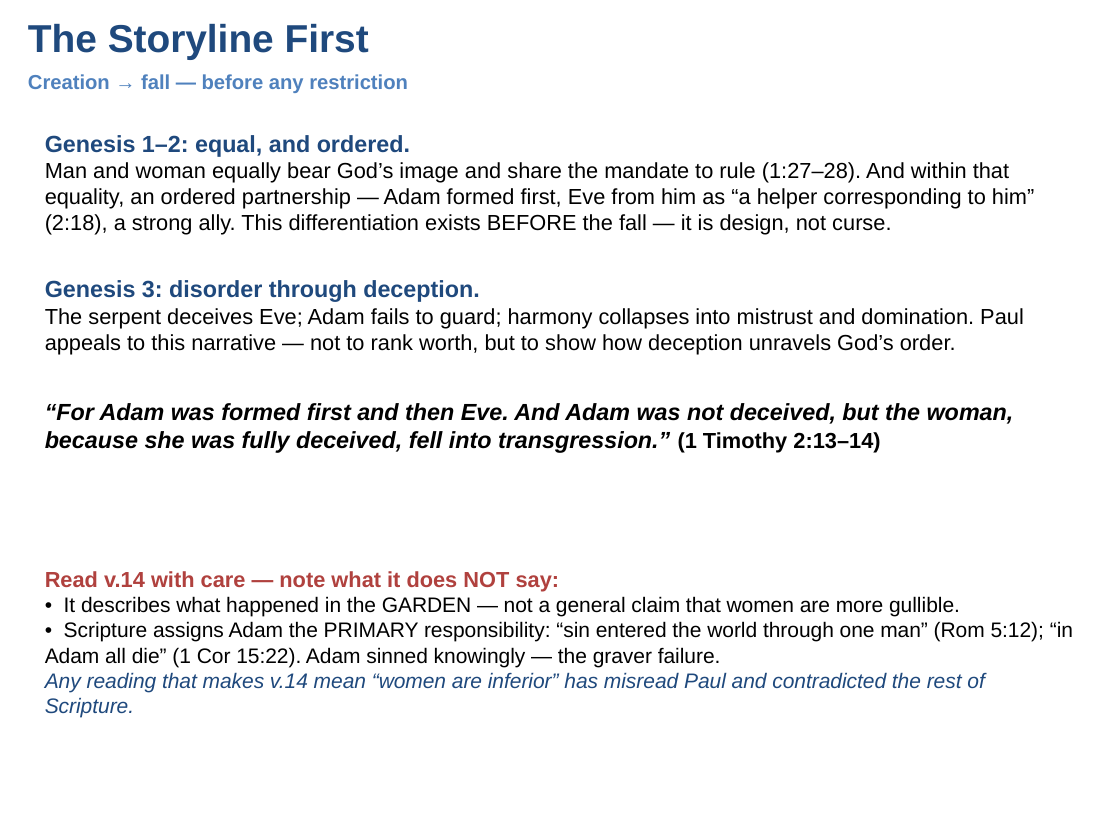
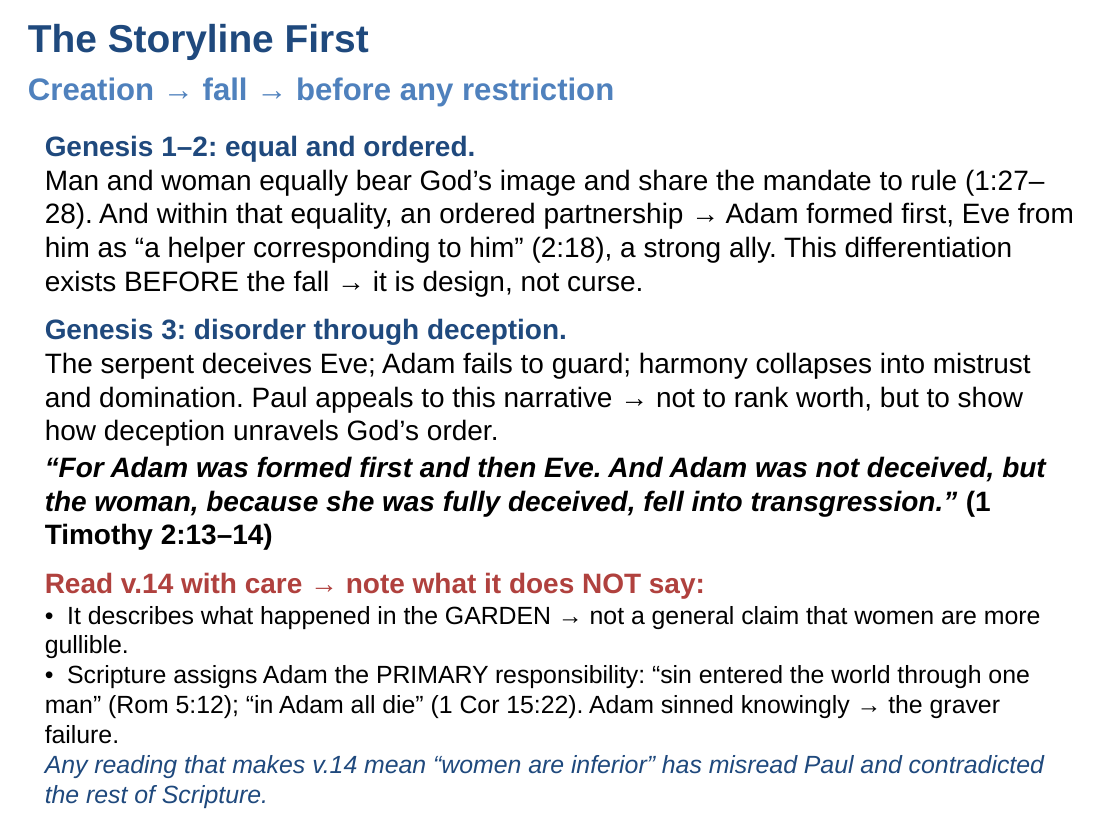
Before and after one commit to UsefulEngines/EvangelismPublic, a slide deck: slide 2 of 2026-Q4/11-GodsCreatedOrder/Week11-GodsCreatedOrder.pptx. Drawn at 1120x840 pixels with LibreOffice and Linux fonts; fonts in the diff are those of the drawing. Boxes give left, top, right and bottom in pixels: in the first picture for what was removed or moved away, otherwise in the second. Text is boxed around its words. In the diff, an @@ line names an element or a change of style, - is before the commit and + after.

```diff
--- a/2026-Q4/11-GodsCreatedOrder/Week11-GodsCreatedOrder.pptx
+++ b/2026-Q4/11-GodsCreatedOrder/Week11-GodsCreatedOrder.pptx
@@ text at bbox=[28, 77, 614, 106]: text changed; size 13 to 20 pt @@
-Creation → fall — before any restriction
+Creation → fall → before any restriction
@@ text at bbox=[45, 135, 1074, 296]: text changed; size 14 to 18 pt @@
-Genesis 1–2: equal, and ordered.
-Man and woman equally bear God’s image and share the mandate to rule (1:27–28). And within that equality, an ordered partnership — Adam formed first, Eve from him as “a helper corresponding to him” (2:18), a strong ally. This differentiation exists BEFORE the fall — it is design, not curse.
+Genesis 1–2: equal and ordered.
+Man and woman equally bear God’s image and share the mandate to rule (1:27–28). And within that equality, an ordered partnership → Adam formed first, Eve from him as “a helper corresponding to him” (2:18), a strong ally. This differentiation exists BEFORE the fall → it is design, not curse.
@@ text at bbox=[45, 318, 1031, 445]: text changed; size 14 to 18 pt @@
-Genesis 3: disorder through deception.
-The serpent deceives Eve; Adam fails to guard; harmony collapses into mistrust and domination. Paul appeals to this narrative — not to rank worth, but to show how deception unravels God’s order.
+Genesis 3: disorder through deception.
+The serpent deceives Eve; Adam fails to guard; harmony collapses into mistrust and domination. Paul appeals to this narrative → not to rank worth, but to show how deception unravels God’s order.
@@ text "“For Adam was formed first ...": place and size @@
-text "“For Adam was formed first ..." at bbox=[45, 403, 1014, 453]
+text "“For Adam was formed first ..." at bbox=[45, 456, 1045, 549]
@@ text "“For Adam was formed first ..." at bbox=[45, 456, 1045, 549]: size 15 to 18 pt in "“For Adam was formed first and then ..."; size 14 to 18 pt in "(1 Timothy 2:13–14)" @@
@@ text at bbox=[45, 572, 1044, 808]: text changed; size 13.5 to 16 pt @@
-Read v.14 with care — note what it does NOT say:
-• It describes what happened in the GARDEN — not a general claim that women are more gullible.
-• Scripture assigns Adam the PRIMARY responsibility: “sin entered the world through one man” (Rom 5:12); “in Adam all die” (1 Cor 15:22). Adam sinned knowingly — the graver failure.
-Any reading that makes v.14 mean “women are inferior” has misread Paul and contradicted the rest of Scripture.
+Read v.14 with care → note what it does NOT say:
+• It describes what happened in the GARDEN → not a general claim that women are more gullible.
+• Scripture assigns Adam the PRIMARY responsibility: “sin entered the world through one man” (Rom 5:12); “in Adam all die” (1 Cor 15:22). Adam sinned knowingly → the graver failure.
+Any reading that makes v.14 mean “women are inferior” has misread Paul and contradicted the rest of Scripture.
```
Also in this commit, not shown: 6 other slides changed, 5 other files.
